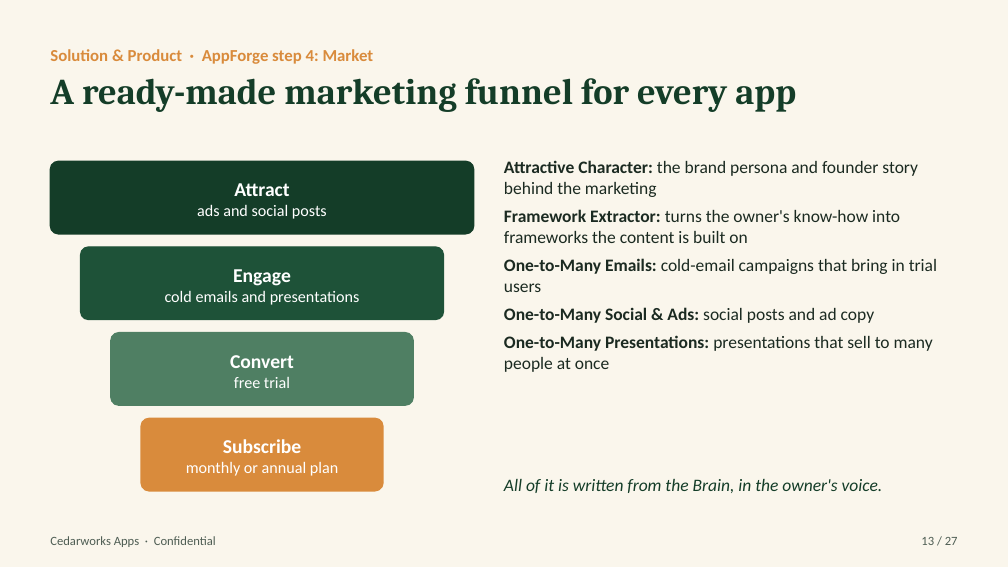
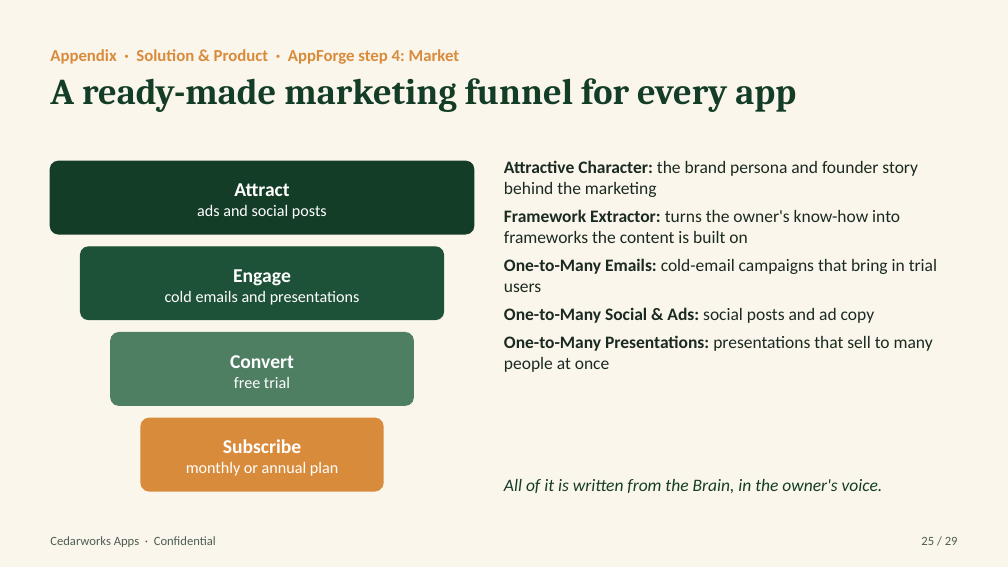
Before and after one commit to Pastorai1/Cedarworksapps, a slide deck: slide 25 of pitch-deck/Cedarworks-Apps-Pitch-Deck.pptx (slide 13 before the commit). Drawn at 1008x567 pixels with LibreOffice and Linux fonts; fonts in the diff are those of the drawing. Boxes give left, top, right and bottom in pixels: in the first picture for what was removed or moved away, otherwise in the second. Text is boxed around its words. In the diff, an @@ line names an element or a change of style, - is before the commit and + after.

```diff
--- a/pitch-deck/Cedarworks-Apps-Pitch-Deck.pptx
+++ b/pitch-deck/Cedarworks-Apps-Pitch-Deck.pptx
@@ text at (x1=50, y1=49, x2=460, y2=64): text changed @@
-Solution & Product · AppForge step 4: Market
+Appendix · Solution & Product · AppForge step 4: Market
@@ text at (x1=921, y1=537, x2=958, y2=545): text changed @@
-13 / 27
+25 / 29
```
Also in this commit, not shown: 23 other slides changed, 5 slides added, 3 slides removed, 4 other files.
